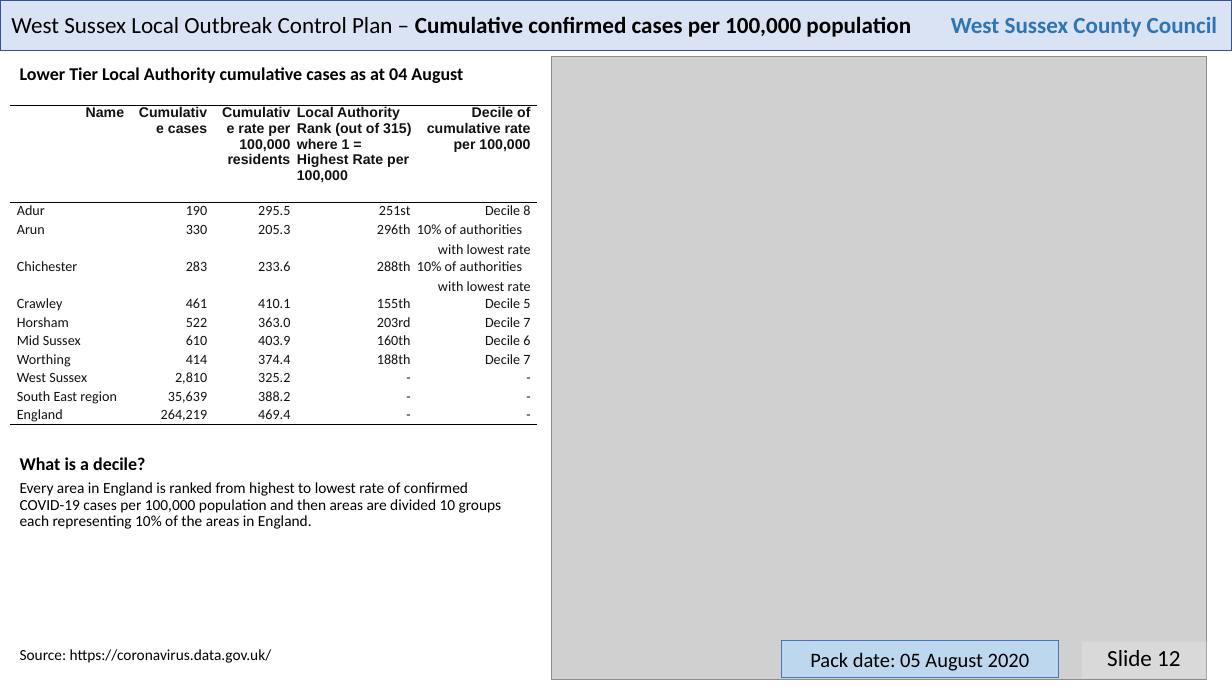
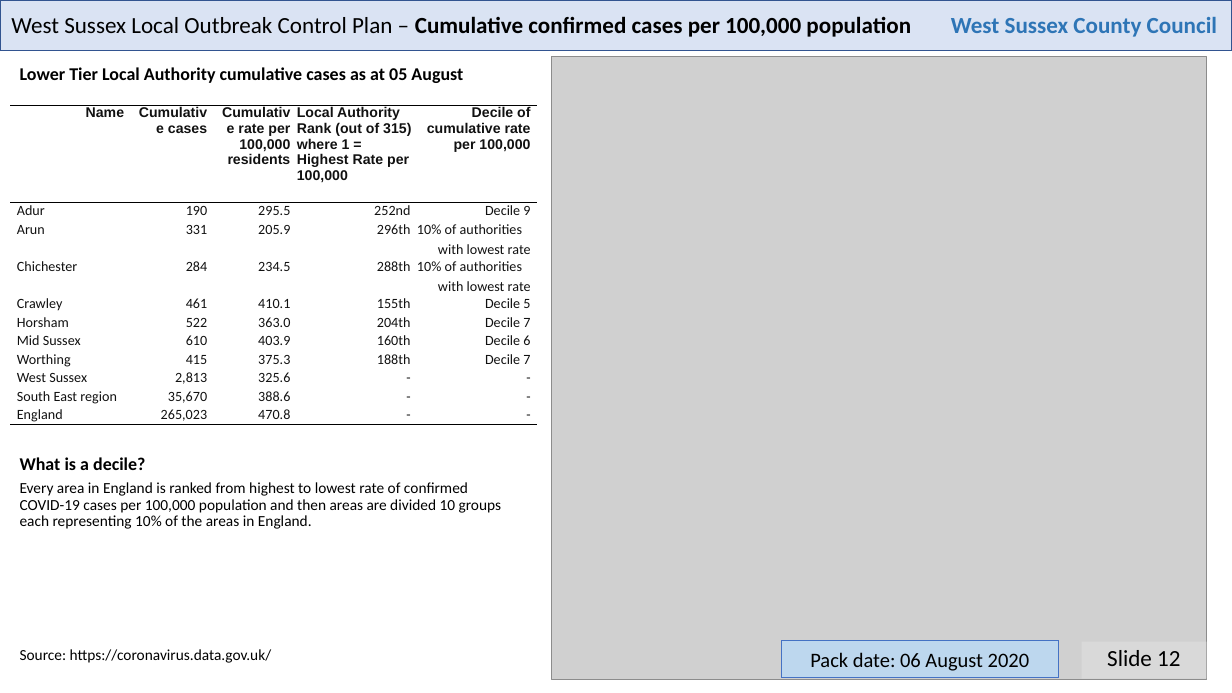
Before and after one commit to psychty/wsx_covid_datapack_public, a slide deck: slide 12 of Latest_West_Sussex_C19_slide_deck.pptx. Drawn at 1232x693 pixels with LibreOffice and Linux fonts; fonts in the diff are those of the drawing; grey boxes stand for pictures. Boxes give left, top, right and bottom in pixels: in the first picture for what was removed or moved away, otherwise in the second. Text is boxed around its words. In the diff, an @@ line names an element or a change of style, - is before the commit and + after.

```diff
--- a/Latest_West_Sussex_C19_slide_deck.pptx
+++ b/Latest_West_Sussex_C19_slide_deck.pptx
@@ text at [20,67,463,83]: text changed @@
-Lower Tier Local Authority cumulative cases as at 04 August
+Lower Tier Local Authority cumulative cases as at 05 August
@@ table at [10,105,537,426] @@
-row 2, column 4: 251st
+row 2, column 4: 252nd
-row 2, column 5: Decile 8
+row 2, column 5: Decile 9
-row 3, column 2: 330
+row 3, column 2: 331
-row 3, column 3: 205.3
+row 3, column 3: 205.9
-row 4, column 2: 283
+row 4, column 2: 284
-row 4, column 3: 233.6
+row 4, column 3: 234.5
-row 6, column 4: 203rd
+row 6, column 4: 204th
-row 8, column 2: 414
+row 8, column 2: 415
-row 8, column 3: 374.4
+row 8, column 3: 375.3
-row 9, column 2: 2,810
+row 9, column 2: 2,813
-row 9, column 3: 325.2
+row 9, column 3: 325.6
-row 10, column 2: 35,639
+row 10, column 2: 35,670
-row 10, column 3: 388.2
+row 10, column 3: 388.6
-row 11, column 2: 264,219
+row 11, column 2: 265,023
-row 11, column 3: 469.4
+row 11, column 3: 470.8
@@ text in rectangle at [810,652,1030,671]: text changed @@
-Pack date: 05 August 2020
+Pack date: 06 August 2020
```
Also in this commit, not shown: 20 other slides changed, 33 other files.
